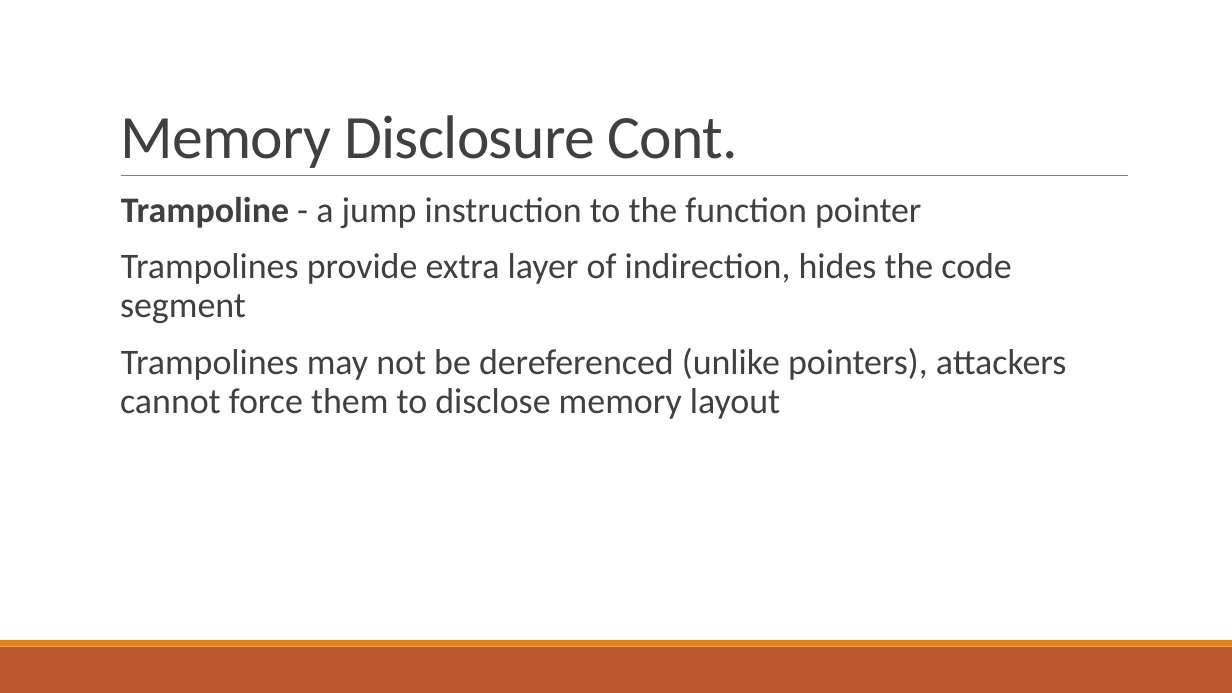
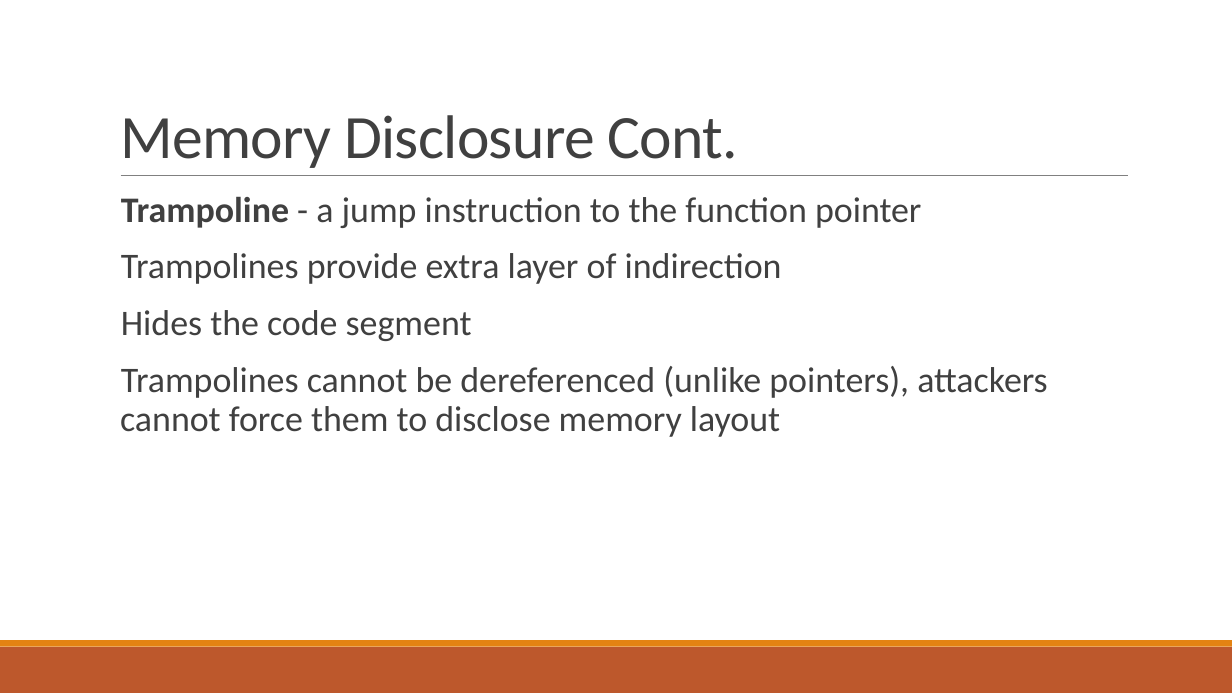
Before and after one commit to bretafinley/coop, a slide deck: slide 26 of COOP.pptx. Drawn at 1232x693 pixels with LibreOffice and Linux fonts; fonts in the diff are those of the drawing. Boxes give left, top, right and bottom in pixels: in the first picture for what was removed or moved away, otherwise in the second. Text is boxed around its words. In the diff, an @@ line names an element or a change of style, - is before the commit and + after.

```diff
--- a/COOP.pptx
+++ b/COOP.pptx
@@ text at bbox=[120, 253, 1048, 437]: text changed @@
-  Trampolines provide extra layer of indirection, hides the code segment
-  Trampolines may not be dereferenced (unlike pointers), attackers cannot force them to disclose memory layout
+  Trampolines provide extra layer of indirection
+  Hides the code segment
+  Trampolines cannot be dereferenced (unlike pointers), attackers cannot force them to disclose memory layout
```
Also in this commit, not shown: 27 other slides changed, 1 other file.
